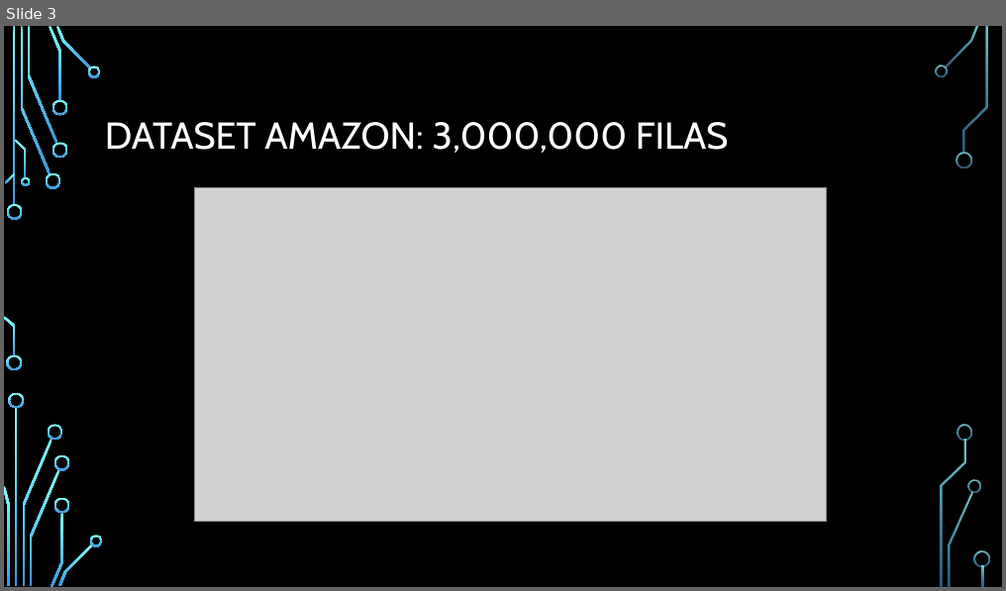
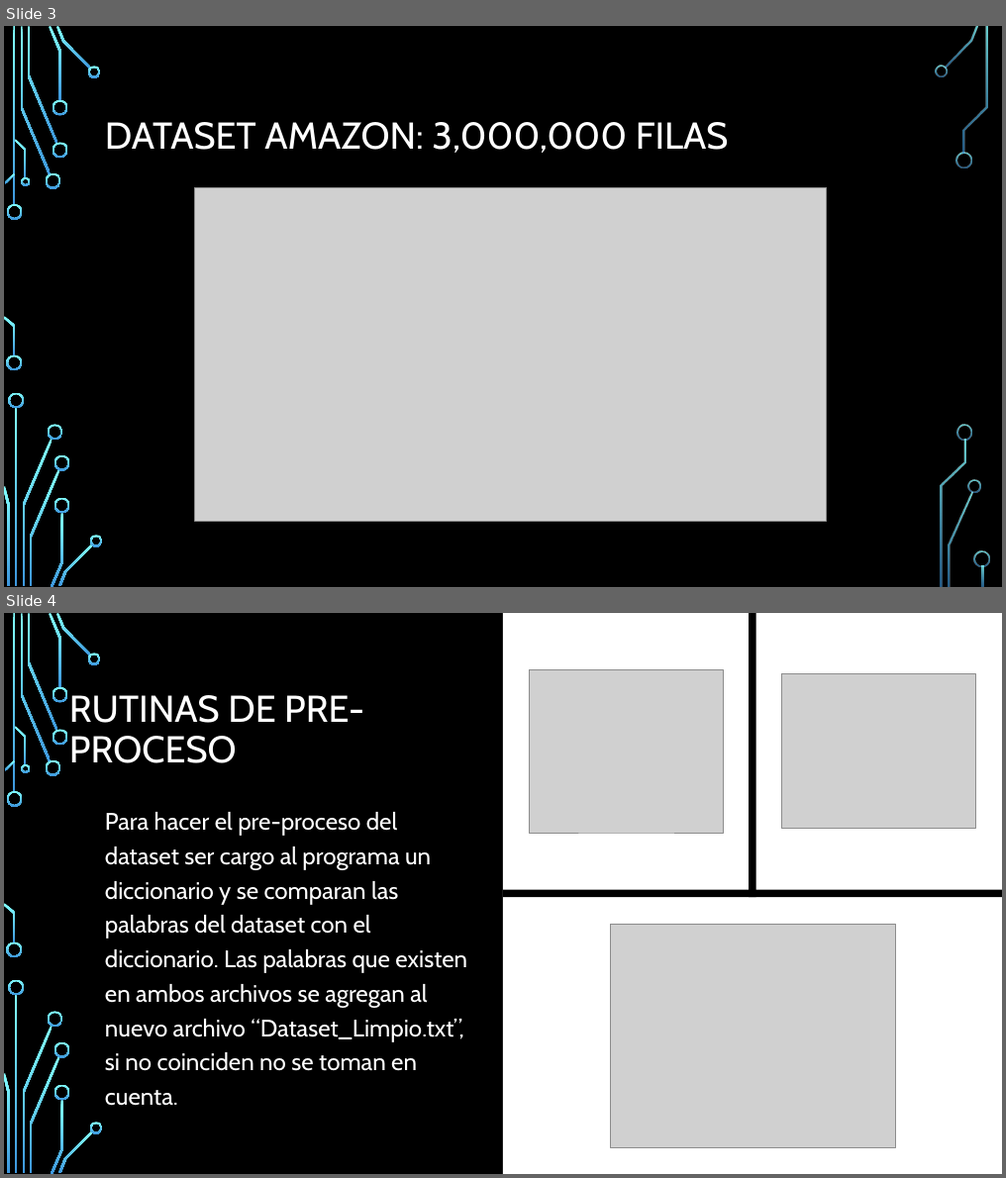
Before and after one commit to Salgado93/Hadoop_WordCount, a slide deck: Presentacion.pptx. Shown one above the other, each under a label of ours: slide 3 before the commit, slides 3 and 4 after it. The pictures are 1006x591 and 1006x1178 pixels, drawn with LibreOffice and Linux fonts; fonts in the diff are those of the drawing; grey boxes stand for pictures; background and template pictures are left out. Boxes give left, top, right and bottom in pixels: in the first picture for what was removed or moved away, otherwise in the second. Text is boxed around its words. In the diff, an @@ line names an element or a change of style, - is before the commit and + after.

```diff
--- a/Presentacion.pptx
+++ b/Presentacion.pptx
@@ slide 4 added at (4,613,1002,1174), background picture (left out); not listed: 31 template elements that a slide beside it also shows @@
@@ rectangle added at (503,613,1002,1174), fill #FFFFFF @@
@@ rectangle added at (748,613,756,897), fill #000000 @@
@@ picture added at (530,669,724,833) @@
@@ title added at (69,695,364,763), 36 pt, text #FFFFFF @@
+RUTINAS DE PRE-PROCESO
@@ picture added at (782,674,976,829) @@
@@ text added at (105,812,467,1071), 23 pt, text #FFFFFF @@
+Para hacer el pre-proceso del dataset ser cargo al programa un diccionario y se comparan las palabras del dataset con el diccionario. Las palabras que existen en ambos archivos se agregan al nuevo archivo “Dataset_Limpio.txt”, si no coinciden no se toman en cuenta.
@@ rectangle added at (503,890,1002,897), fill #000000 @@
@@ picture added at (611,924,896,1149) @@
```
Also in this commit, not shown: 6 slides changed, 4 other slides added.
